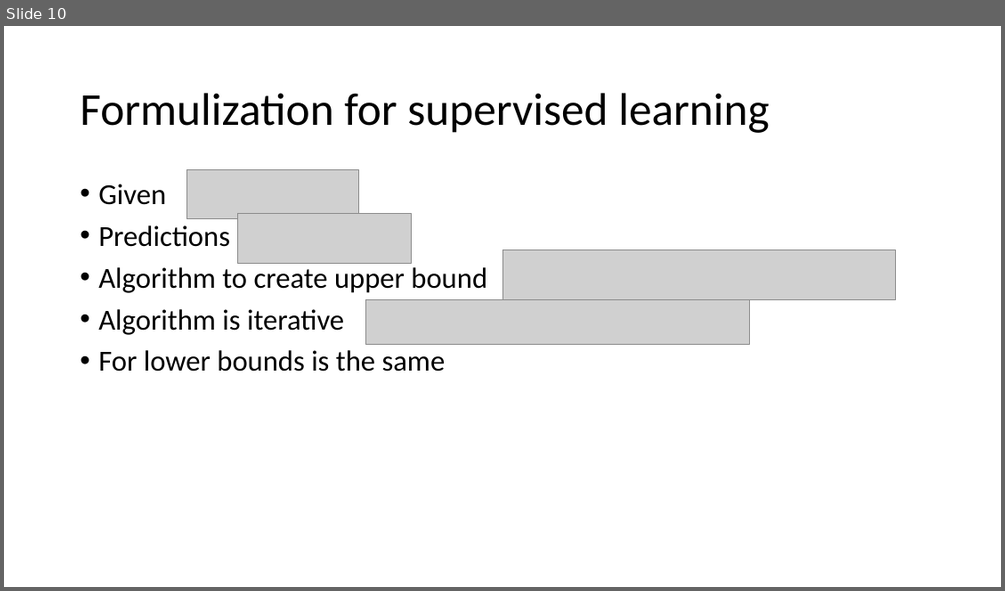
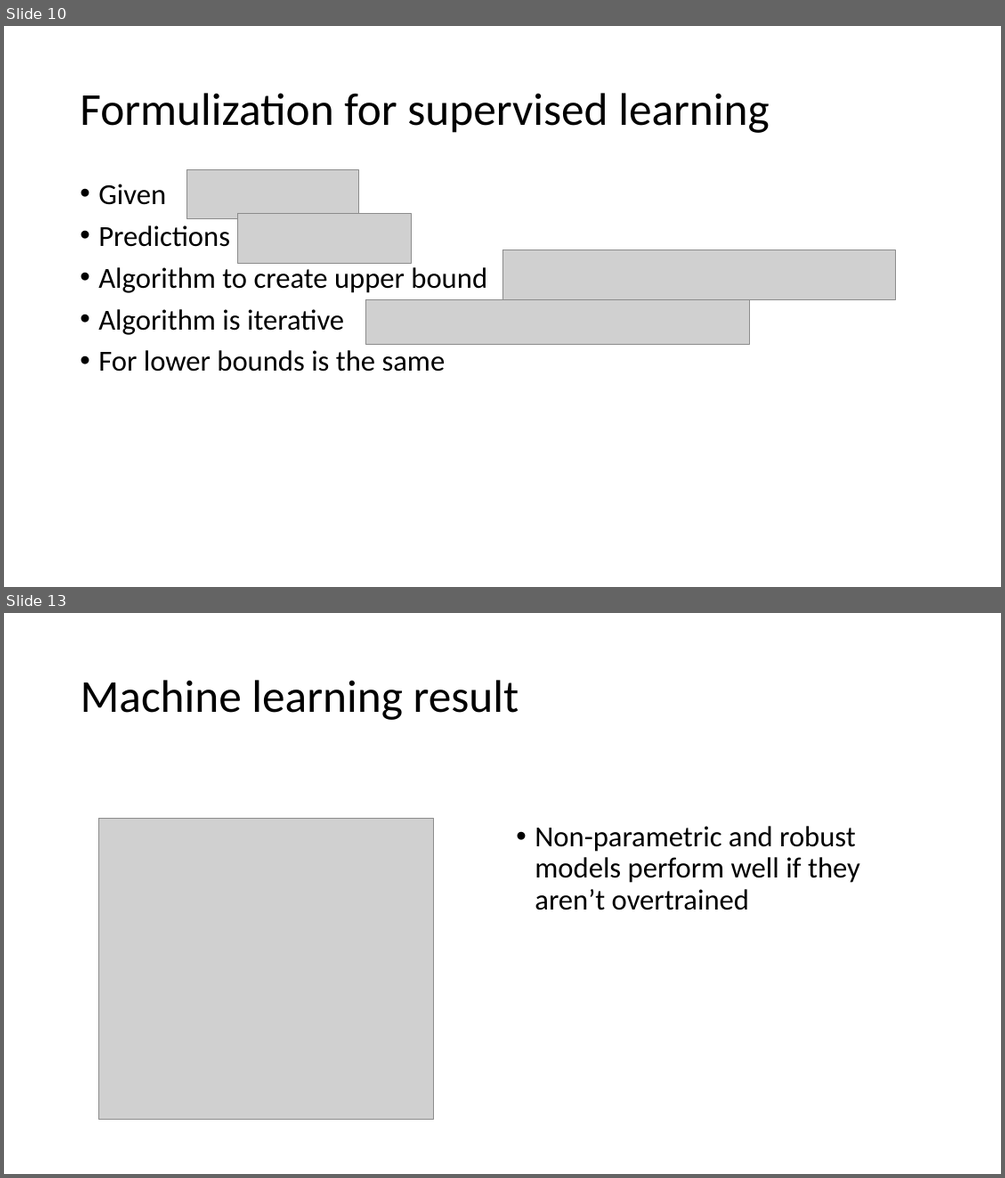
Before and after one commit to NickThe1/kbtu-data-visualization, a slide deck: distrib.pptx. Shown one above the other, each under a label of ours: slide 10 before the commit, slides 10 and 13 after it; the slides between them are not shown. The pictures are 1005x591 and 1005x1178 pixels, drawn with LibreOffice and Linux fonts; fonts in the diff are those of the drawing; grey boxes stand for pictures. Boxes give left, top, right and bottom in pixels: in the first picture for what was removed or moved away, otherwise in the second. Text is boxed around its words. In the diff, an @@ line names an element or a change of style, - is before the commit and + after.

```diff
--- a/distrib.pptx
+++ b/distrib.pptx
@@ slide 13 added at box(4, 613, 1001, 1174), background #FFFFFF @@
@@ title added at box(81, 680, 519, 720), 44 pt, text #000000 @@
+Machine learning result
@@ picture added at box(99, 818, 434, 1119) @@
@@ text added at box(534, 826, 860, 910), 28 pt, text #000000 @@
+• Non-parametric and robust models perform well if they aren’t overtrained
```
Also in this commit, not shown: 3 slides changed, 3 other slides added, 4 slides removed, 6 other files.
